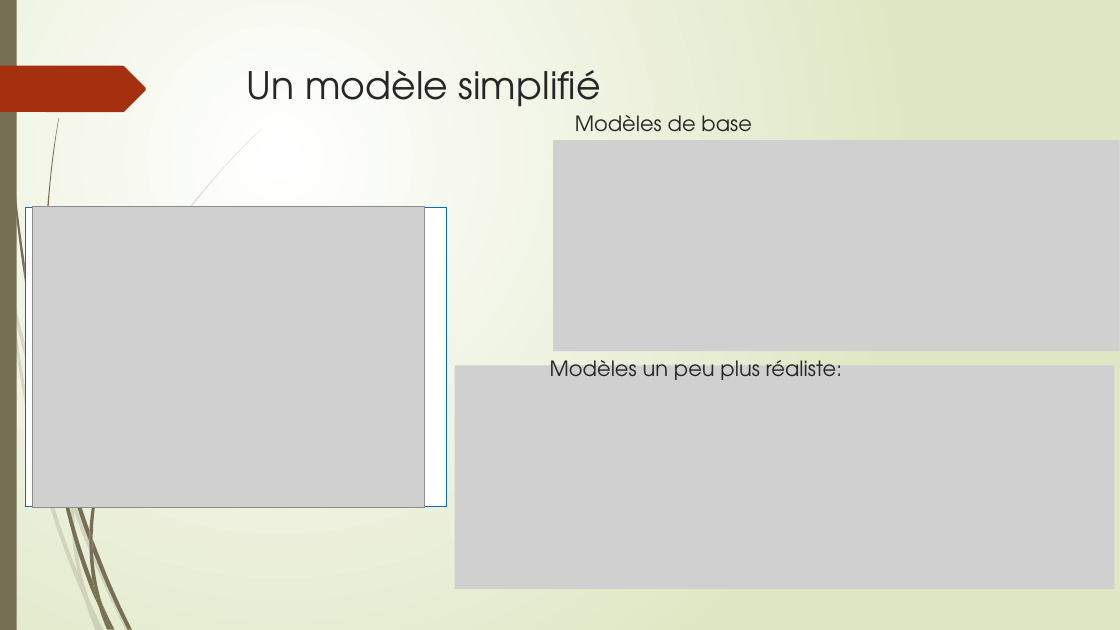
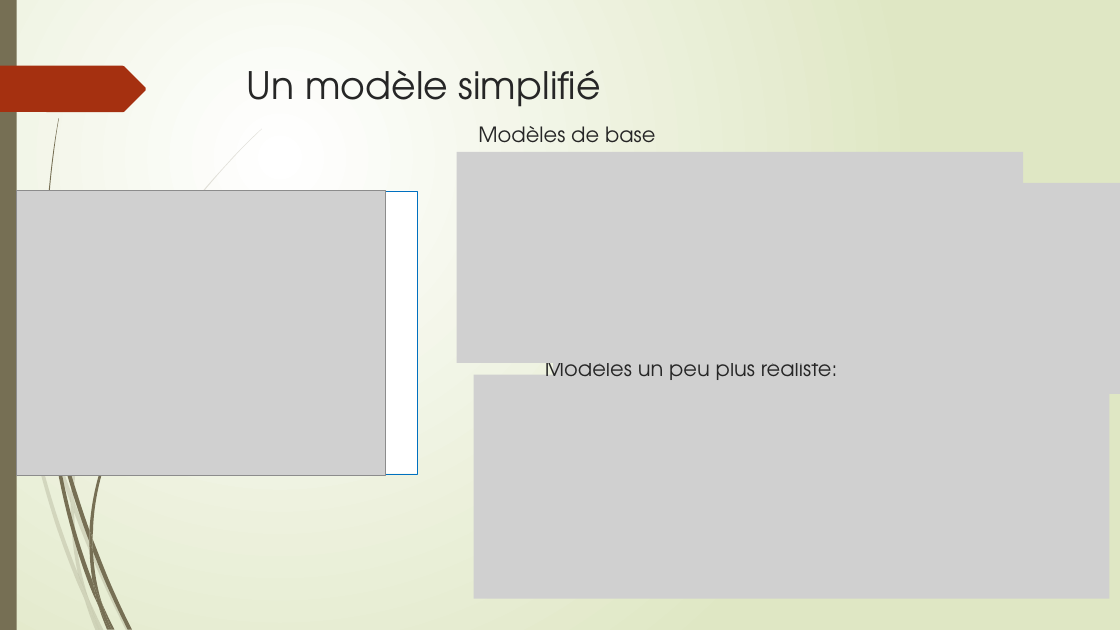
Before and after one commit to 14roiron/mareva-miniproj-slam, a slide deck: slide 2 of Presentation1.pptx. Drawn at 1120x630 pixels with LibreOffice and Linux fonts; fonts in the diff are those of the drawing; grey boxes stand for pictures. Boxes give left, top, right and bottom in pixels: in the first picture for what was removed or moved away, otherwise in the second. Text is boxed around its words. In the diff, an @@ line names an element or a change of style, - is before the commit and + after.

```diff
--- a/Presentation1.pptx
+++ b/Presentation1.pptx
@@ text "Modèles de base": place and size @@
-text "Modèles de base" at bbox=[575, 115, 751, 132]
+text "Modèles de base" at bbox=[478, 126, 655, 143]
@@ picture added at bbox=[457, 152, 1023, 363] @@
@@ picture: place and size @@
-picture at bbox=[33, 207, 424, 507]
+picture at bbox=[16, 191, 386, 476]
@@ rectangle: place and size @@
-rectangle at bbox=[25, 207, 447, 506]
+rectangle at bbox=[18, 191, 418, 474]
@@ picture: place and size @@
-picture at bbox=[553, 140, 1119, 351]
+picture at bbox=[553, 183, 1120, 394]
@@ text "Modèles un peu plus réaliste:": place and size @@
-text "Modèles un peu plus réaliste:" at bbox=[550, 360, 842, 380]
+text "Modèles un peu plus réaliste:" at bbox=[545, 363, 837, 380]
@@ picture: place and size @@
-picture at bbox=[455, 365, 1114, 589]
+picture at bbox=[474, 375, 1110, 599]
```
Also in this commit, not shown: 1 other slide changed, 3 slides added, 2 other files.
